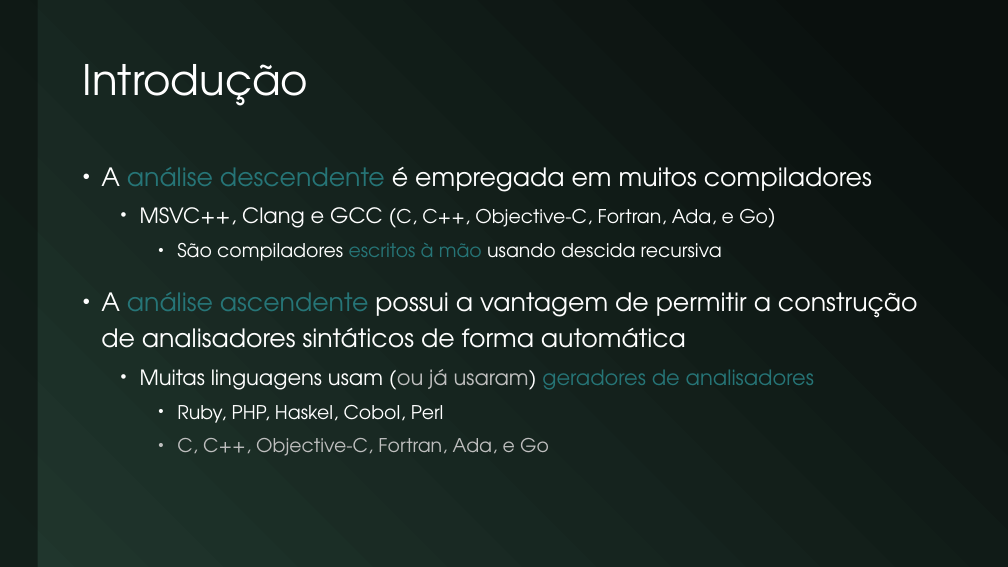
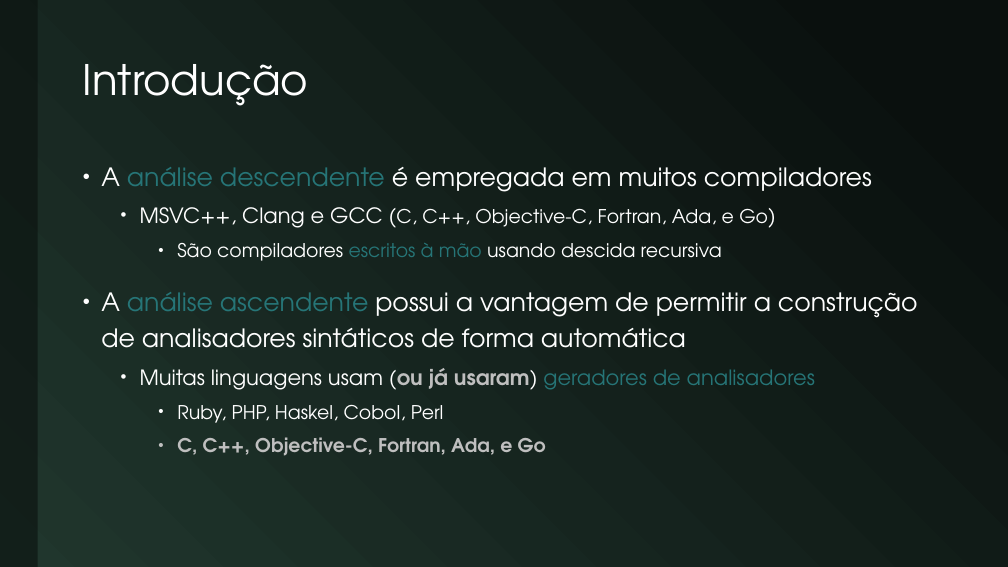
Before and after one commit to JudsonSS/Compiladores, a slide deck: slide 2 of Slides/23. Análise Ascendente.pptx. Drawn at 1008x567 pixels with LibreOffice and Linux fonts; fonts in the diff are those of the drawing. Boxes give left, top, right and bottom in pixels: in the first picture for what was removed or moved away, otherwise in the second. Text is boxed around its words. In the diff, an @@ line names an element or a change of style, - is before the commit and + after.

```diff
--- a/Slides/23. Análise Ascendente.pptx
+++ b/Slides/23. Análise Ascendente.pptx
@@ text at (x1=140, y1=368, x2=815, y2=456): bold on in "(ou já usaram)", "C, C++, Objective-C, Fortran, Ada, e Go" @@
```
Also in this commit, not shown: 12 other slides changed, 2 slides added.
